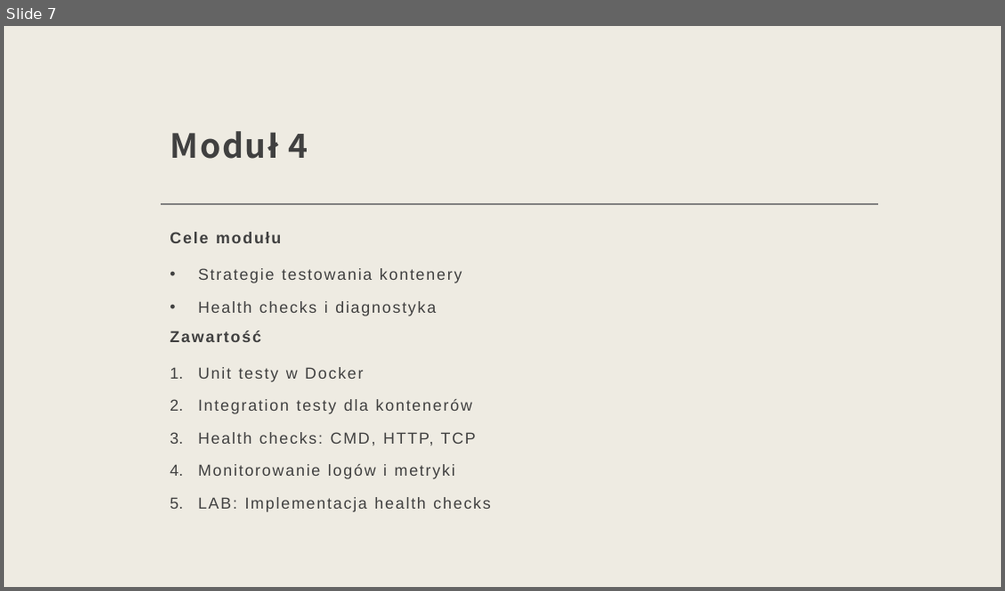
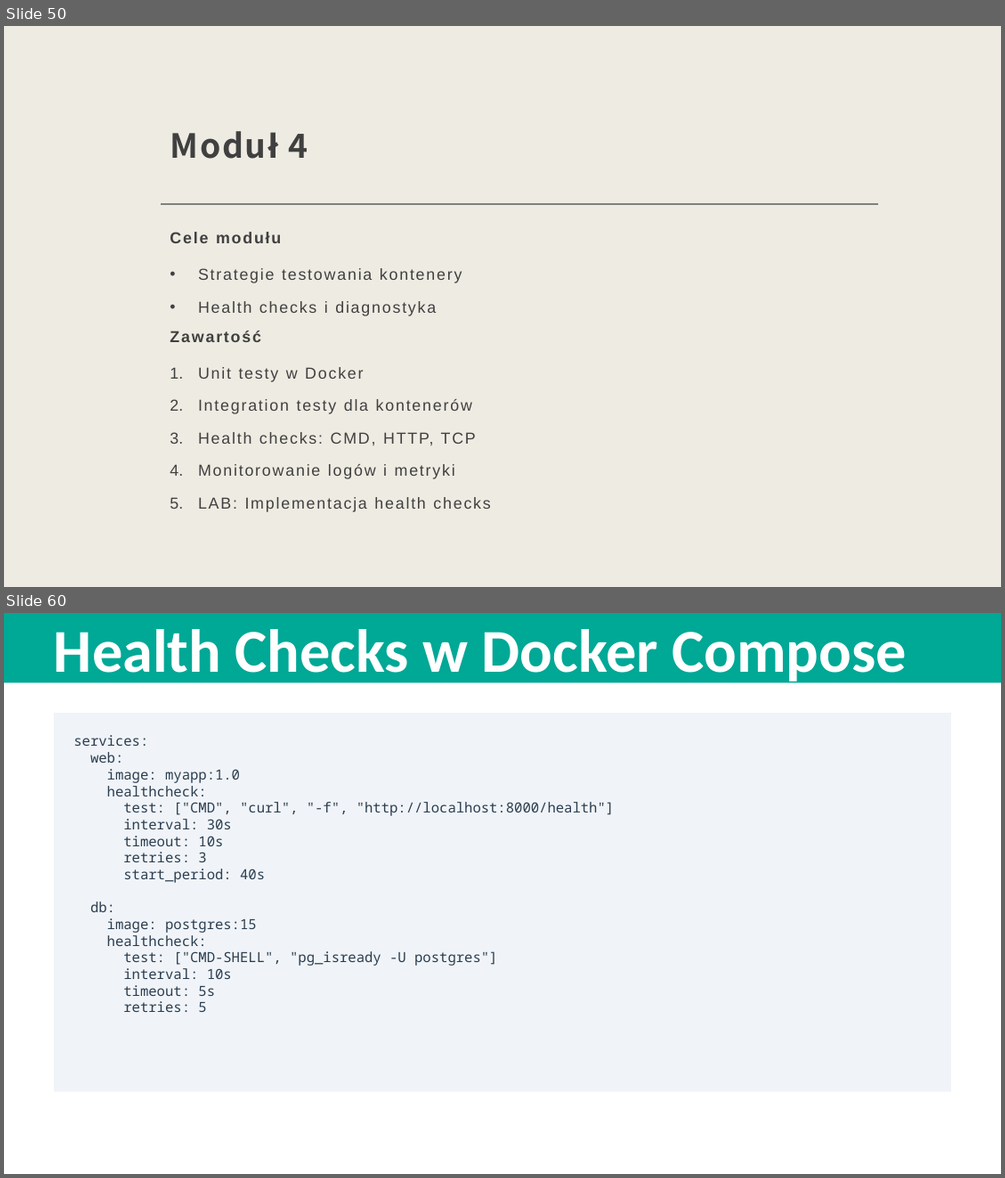
Before and after one commit to gajdaj2/docker_k8s, a slide deck: devops_docker_k8s.pptx. Shown one above the other, each under a label of ours: slide 7 before the commit, slides 50 and 60 after it; the slides between them are not shown. The pictures are 1005x591 and 1005x1178 pixels, drawn with LibreOffice and Linux fonts; fonts in the diff are those of the drawing. Boxes give left, top, right and bottom in pixels: in the first picture for what was removed or moved away, otherwise in the second. Text is boxed around its words. In the diff, an @@ line names an element or a change of style, - is before the commit and + after.

```diff
--- a/devops_docker_k8s.pptx
+++ b/devops_docker_k8s.pptx
@@ slide 60 added at (4,613,1001,1174), background #FFFFFF @@
@@ rectangle added at (4,613,1001,682), fill #00A896 @@
@@ text added at (54,629,906,686), 58.7 pt, text #FFFFFF, bold @@
+Health Checks w Docker Compose
@@ rectangle added at (54,713,952,1092), fill #F0F4F8 @@
@@ text added at (73,735,614,1012), 13.3 pt, text #2C3E50 @@
+services:
+web:
+image: myapp:1.0
+healthcheck:
+test: ["CMD", "curl", "-f", "http://localhost:8000/health"]
+interval: 30s
+timeout: 10s
+retries: 3
+start_period: 40s
+db:
+image: postgres:15
+healthcheck:
+test: ["CMD-SHELL", "pg_isready -U postgres"]
+interval: 10s
+timeout: 5s
+retries: 5
@@ what was slide 7 is now slide 50 @@
```
Also in this commit, not shown: 5 slides changed, 36 other slides added, 2 slides removed, 37 other files.
